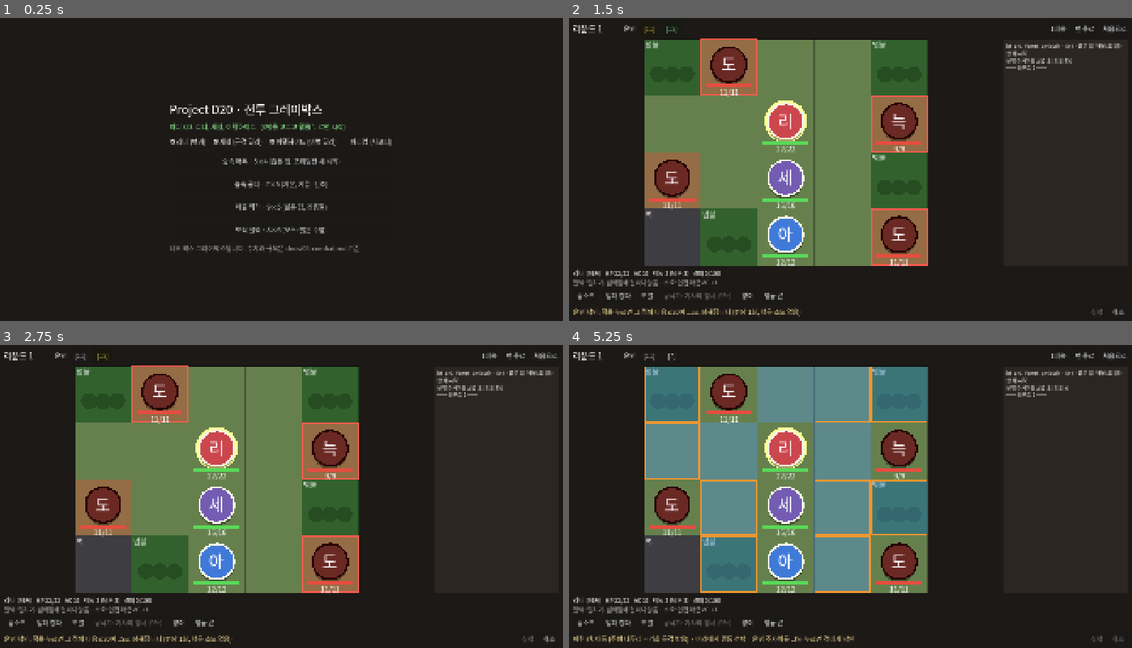
Above: before the commit, frames 1-4 (two rows, left to right).
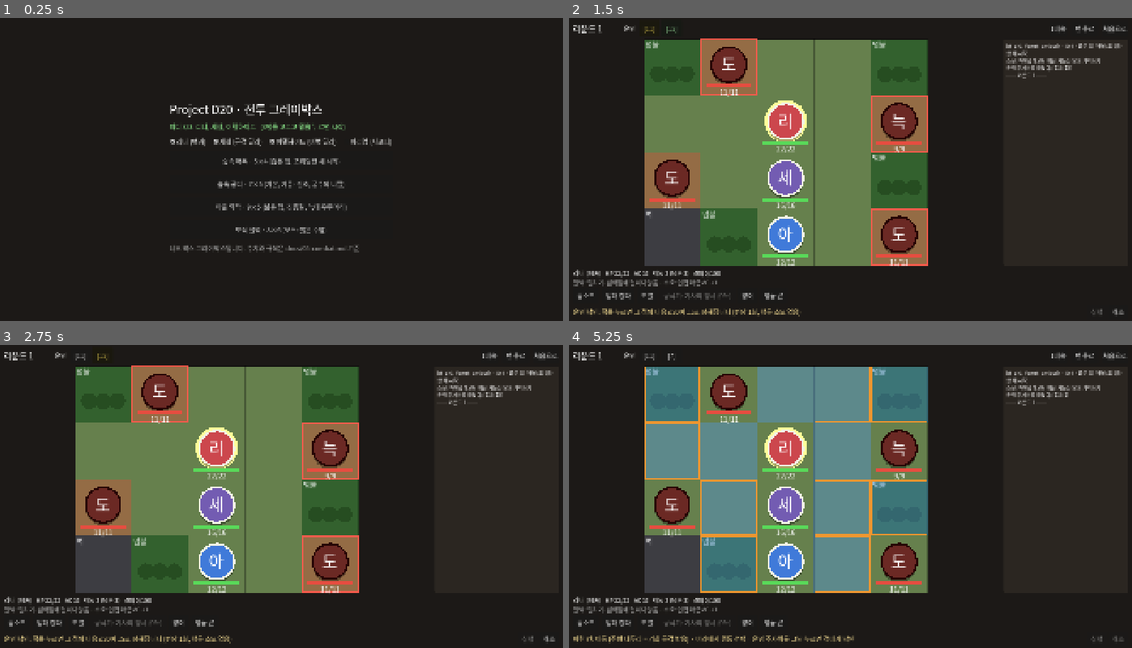
Above: after the commit, the same moments.

Repository: qruse/game
Game: Godot game, scene res://main.tscn
Two runs of this game, one before a commit and one after it. Both use one fixed random seed, a clock stepped at 60 frames per second and the inputs below.
Inputs:
- Up to frame 1 (0.25 s): no input
- Up to frame 2 (1.5 s): click "숲속 매복 · 5×4 (좁은 맵, 포위당한 채 시작)" at 0.5 s; click "[11]" at 1.25 s
- Up to frame 3 (2.75 s): click "[15]" at 2 s
- Up to frame 4 (5.25 s): click "1배속" at 2.75 s; click "2배속" at 3.5 s; click "처음으로" at 4.25 s; click "숲속 매복 · 5×4 (좁은 맵, 포위당한 채 시작)" at 5 s

The runs differ from the first frame. In frame 1, 0.7% of the frame differs, in the area x 38-62%, y 53-64%; in frame 2, 0.3%; in frame 3, 0.3%; in frame 4, 0.3%.

Commit message:
Combat: replace star ratings with legend scenes + rumors and round events; free battle skip; prototype implements both
Co-Authored-By: Claude Opus 5.5 <noreply@anthropic.com>

Diff:
--- a/godot/scripts/battle.gd
+++ b/godot/scripts/battle.gd
@@ -68,6 +68,7 @@
 var rows := 0
 var tiles: Array = []
 var fire := {}
+var oil_fire := {}  # 기름·항아리에서 시작된 불 (전설 장면 boss_oil 판정용)
 var smoke := {}
 var obj_hp := {}
 var units: Array = []
@@ -76,8 +77,11 @@
 var brand_used := false
 var events: Array = []
 var result := ""
-var star_rounds := 4
 var downs := 0
+var rumor := ""
+var legends: Array = []       # 전설 장면 {kind, args, text, done} (05-combat.md 12.1)
+var round_events: Array = []  # 라운드 사건 {round, kind, target, spawn, text, done} (12.2)
+var _fire_hits := {}
 var _next_uid := 1
 
 
@@ -103,8 +107,14 @@
 			enemy_keys = Array(line.trim_prefix("enemies:").strip_edges().split(" ", false))
 		elif line.begins_with("boss:"):
 			boss_key = line.trim_prefix("boss:").strip_edges()
-		elif line.begins_with("stars:"):
-			star_rounds = int(line.trim_prefix("stars:").strip_edges())
+		elif line.begins_with("rumor:"):
+			rumor = line.trim_prefix("rumor:").strip_edges()
+		elif line.begins_with("legend:"):
+			var p := _split_bar(line.trim_prefix("legend:"))
+			legends.append({"kind": p[0], "args": p.slice(1, p.size() - 1), "text": p[p.size() - 1], "done": false})
+		elif line.begins_with("event:"):
+			var p := _split_bar(line.trim_prefix("event:"))
+			round_events.append({"round": int(p[0]), "kind": p[1], "target": p[2], "spawn": Array(p[3].split(" ", false)), "text": p[4], "done": false})
 		else:
 			grid.append(Array(line.split(" ", false)))
 	rows = grid.size()
@@ -148,7 +158,16 @@
 		units.append(_make_enemy(boss_key, boss_cell))
 	fate = [d(20), d(20)]
 	_log(title)
+	if rumor != "":
+		_log("소문: " + rumor)
 	_log("운명 주사위를 굴렸다: [%d] [%d]" % [fate[0], fate[1]])
+
+
+func _split_bar(s: String) -> Array:
+	var out: Array = []
+	for part in s.split("|"):
+		out.append(part.strip_edges())
+	return out
 
 
 func _make_ally(key: String, pos: Vector2i) -> Unit:
@@ -660,7 +679,7 @@
 
 # ── 피해와 회복 ─────────────────────────────────────
 
-func damage(target: Unit, amount: int) -> void:
+func damage(target: Unit, amount: int, src := "") -> void:
 	if target.removed or target.downed or amount <= 0:
 		return
 	var t := target
@@ -676,6 +695,10 @@
 	_float(t.pos, "-%d" % amount, RED)
 	t.st.erase("sleep")
 	t.resolve = mini(100, t.resolve + 15)
+	if (src == "fire" or src == "oil") and t.side == "enemy":
+		_fire_hits[t.uid] = true
+		if t.is_boss and src == "oil":
+			_legend("boss_oil")
 	if t.hp <= 0:
 		t.hp = 0
 		if t.side == "ally":
@@ -687,6 +710,7 @@
 		else:
 			t.removed = true
 			_log("%s 처치" % t.name)
+			_on_enemy_down(t)
 	elif t.is_boss and not t.phase2 and t.hp * 2 <= t.max_hp:
 		_boss_phase2(t)
 	_check_end()
@@ -707,7 +731,7 @@
 
 func _fire_hurt(u: Unit) -> void:
 	_log("%s: 불길에 휩싸였다" % u.name)
-	damage(u, roll("1d6"))
+	damage(u, roll("1d6"), "oil" if oil_fire.has(u.pos) else "fire")
 	if u.alive():
 		u.st["burn"] = 2
 
@@ -716,18 +740,77 @@
 	b.phase2 = true
 	_log("%s 분노! 한 턴에 두 번 공격하고, 도적 2명이 증원으로 온다" % b.name)
 	_float(b.pos, "분노!", ORANGE)
-	var spawned := 0
+	_spawn(["bandit", "bandit"])
+
+
+## 오른쪽 끝 빈 칸부터 증원을 세운다
+func _spawn(keys: Array) -> void:
+	var n := 0
 	for x in range(cols - 1, -1, -1):
 		for y in range(rows - 1, -1, -1):
-			if spawned >= 2:
-				break
+			if n >= keys.size():
+				return
 			var c := Vector2i(x, y)
 			if is_floor(c) and unit_at(c) == null and not fire.has(c):
-				var e := _make_enemy("bandit", c)
-				e.name = "증원 도적 %d" % (spawned + 1)
+				var e := _make_enemy(keys[n], c)
+				e.name = "증원 %s %d" % [e.name, n + 1]
 				units.append(e)
 				_float(c, "증원", ORANGE)
-				spawned += 1
+				n += 1
+
+
+# ── 전설 장면과 라운드 사건 (05-combat.md 12절) ─────
+
+func _legend(kind: String) -> void:
+	for lg in legends:
+		if not lg["done"] and lg["kind"] == kind:
+			_complete_legend(lg)
+			return
+
+
+func _complete_legend(lg: Dictionary) -> void:
+	lg["done"] = true
+	_log("【전설 장면】 " + lg["text"])
+	if result == "":
+		fate_gain("전설 장면")
+
+
+func _on_enemy_down(e: Unit) -> void:
+	for lg in legends:
+		if lg["done"] or lg["kind"] != "kill_all_by" or lg["args"][0] != e.key:
+			continue
+		var left := false
+		for u in side_units("enemy"):
+			if u.key == e.key:
+				left = true
+		if not left and round_no <= int(lg["args"][1]):
+			_complete_legend(lg)
+
+
+## 적 턴까지 끝난 뒤 부른다. 이번 라운드에 정해진 사건이 터진다
+func end_round() -> void:
+	for ev in round_events:
+		if ev["done"] or ev["round"] != round_no:
+			continue
+		ev["done"] = true
+		var alive := false
+		for u in side_units("enemy"):
+			if u.key == ev["target"]:
+				alive = true
+		if not alive:
+			_log("(사건을 막았다: %s이 이미 쓰러졌다)" % Defs.ENEMIES[ev["target"]].name)
+			continue
+		_log("【사건】 " + ev["text"])
+		_spawn(ev["spawn"])
+
+
+func upcoming_text() -> String:
+	var out: Array = []
+	for ev in round_events:
+		if ev["done"]:
+			continue
+		out.append("%d라운드 끝: %s 남아 있으면 증원 %d" % [ev["round"], Defs.ENEMIES[ev["target"]].name, ev["spawn"].size()])
+	return " · ".join(PackedStringArray(out))
 
 
 func fate_gain(reason: String) -> void:
@@ -762,6 +845,8 @@
 	if side_units("enemy").is_empty():
 		result = "win"
 		_log("승리!")
+		if downs == 0:
+			_legend("no_down")
 	elif side_units("ally").is_empty():
 		result = "lose"
 		_log("패배…")
@@ -779,6 +864,8 @@
 		"~", "\"":
 			for cc in _flood(c, t):
 				set_tile(cc, ".")
+				if t == "~":
+					oil_fire[cc] = true
 				_set_fire(cc, true)
 		"=", "X", "v", "#":
 			pass
@@ -818,10 +905,11 @@
 		if tt in ["o", "h", "~", "\""]:
 			chain.append(cc)
 			continue
+		oil_fire[cc] = true
 		_set_fire(cc, false)
 		var u := unit_at(cc)
 		if u != null and u.alive():
-			damage(u, roll("2d6"))
+			damage(u, roll("2d6"), "oil")
 			if u.alive():
 				u.st["burn"] = 2
 	for cc in chain:
@@ -875,6 +963,8 @@
 				_float(tgt.pos, "추락!", ORANGE)
 				tgt.hp = 0
 				tgt.removed = true
+				_legend("fall")
+				_on_enemy_down(tgt)
 				_check_end()
 			return
 		var o := unit_at(nxt)
@@ -915,6 +1005,7 @@
 	for c in fire.keys():
 		if fire[c] <= round_no:
 			fire.erase(c)
+			oil_fire.erase(c)
 	for c in smoke.keys():
 		if smoke[c] <= round_no:
 			smoke.erase(c)
@@ -964,7 +1055,7 @@
 	u.turn_start_pos = u.pos
 	if has_st(u, "burn"):
 		_log("%s: 화상" % u.name)
-		damage(u, roll("1d4"))
+		damage(u, roll("1d4"), "fire")
 	if u.alive() and fire.has(u.pos):
 		_fire_hurt(u)
 
@@ -1118,6 +1209,7 @@
 		fv = fate[fate_idx]
 		fate.remove_at(fate_idx)
 	_log("— %s: %s" % [u.name, s.name])
+	_fire_hits = {}
 	var dc := 8 + u.atk
 	var tgt := unit_at(cell)
 	match sid:
@@ -1191,6 +1283,8 @@
 				for k in ["burn", "stun", "root", "sleep", "prone", "taunt"]:
 					a.st.erase(k)
 				heal(a, roll(s.dmg))
+	if _fire_hits.size() >= 2:
+		_legend("fire_multi")
 	_after_action(u, sid)
 
 
--- a/godot/scripts/main.gd
+++ b/godot/scripts/main.gd
@@ -8,8 +8,8 @@
 
 const MAPS := [
 	{"path": "res://maps/bt_ch1_forest_ambush.txt", "name": "숲속 매복 · 5×4 (좁은 맵, 포위당한 채 시작)"},
-	{"path": "res://maps/bt_ch1_forest_clearing.txt", "name": "숲속 공터 · 7×5 (기본, 기름·건초)"},
-	{"path": "res://maps/bt_ch1_village_outskirts.txt", "name": "마을 외곽 · 9×5 (넓은 맵, 진흙길)"},
+	{"path": "res://maps/bt_ch1_forest_clearing.txt", "name": "숲속 공터 · 7×5 (기본, 기름·건초, 궁수의 나팔)"},
+	{"path": "res://maps/bt_ch1_village_outskirts.txt", "name": "마을 외곽 · 9×5 (넓은 맵, 진흙길, 늑대 우두머리)"},
 	{"path": "res://maps/bt_ch1_bandit_cliff.txt", "name": "도적 절벽 · 8×6 (보스: 붉은 수염)"},
 ]
 const NO_CELL := Vector2i(-1, -1)
@@ -44,6 +44,7 @@
 var over: PanelContainer
 var over_lbl: RichTextLabel
 var party_lbl: Label
+var event_lbl: Label
 
 
 func _ready() -> void:
@@ -140,9 +141,12 @@
 	top.add_child(fl)
 	fate_box = HBoxContainer.new()
 	top.add_child(fate_box)
-	var sp := Control.new()
-	sp.size_flags_horizontal = SIZE_EXPAND_FILL
-	top.add_child(sp)
+	event_lbl = Label.new()
+	event_lbl.size_flags_horizontal = SIZE_EXPAND_FILL
+	event_lbl.horizontal_alignment = HORIZONTAL_ALIGNMENT_CENTER
+	event_lbl.add_theme_color_override("font_color", Color(1.0, 0.65, 0.35))
+	event_lbl.add_theme_font_size_override("font_size", 20)
+	top.add_child(event_lbl)
 	speed_btn = _btn("1배속", _toggle_speed)
 	top.add_child(speed_btn)
 	end_btn = _btn("  턴 종료  ", _end_turn)
@@ -483,6 +487,7 @@
 		return
 	await _wait_board()
 	b.end_enemy_turn()
+	b.end_round()
 	if b.result == "":
 		b.begin_ally_turn()
 	_flush()
@@ -503,13 +508,16 @@
 		return
 	state = "over"
 	var win: bool = battle.result == "win"
-	var t := "[font_size=40][b]%s[/b][/font_size]\n\n" % ("승리!" if win else "패배")
-	var s1 := win
-	var s2: bool = win and battle.downs == 0
-	var s3: bool = win and battle.round_no <= battle.star_rounds
-	t += "%s 승리\n" % ("★" if s1 else "☆")
-	t += "%s 아무도 쓰러지지 않음 (쓰러진 횟수 %d)\n" % ["★" if s2 else "☆", battle.downs]
-	t += "%s %d라운드 안에 승리 (걸린 라운드 %d)\n" % ["★" if s3 else "☆", battle.star_rounds, battle.round_no]
+	var t := "[font_size=40][b]%s[/b][/font_size]\n" % ("승리!" if win else "패배")
+	t += "%d라운드 · 쓰러진 횟수 %d\n\n" % [battle.round_no, battle.downs]
+	var hidden := 0
+	for lg in battle.legends:
+		if lg["done"]:
+			t += "[color=#ffd966]【전설 장면】 %s[/color]\n" % lg["text"]
+		else:
+			hidden += 1
+	if hidden > 0:
+		t += "[color=#aaaaaa]아직 남지 않은 장면 %d개 · 소문: %s[/color]\n" % [hidden, battle.rumor]
 	over_lbl.text = t
 	over.visible = true
 	_refresh()
@@ -521,6 +529,7 @@
 	if battle == null:
 		return
 	round_lbl.text = "라운드 %d" % battle.round_no
+	event_lbl.text = battle.upcoming_text()
 	for c in fate_box.get_children():
 		c.queue_free()
 	for i in battle.fate.size():
--- a/godot/scripts/sim.gd
+++ b/godot/scripts/sim.gd
@@ -26,6 +26,7 @@
 			var wins := 0
 			var rounds := 0
 			var downs := 0
+			var legend_hits := {}
 			for i in N:
 				var b = Battle.new()
 				b.setup(m, p)
@@ -40,11 +41,18 @@
 					for e in b.side_units("enemy"):
 						b.enemy_act(e)
 					b.end_enemy_turn()
+					b.end_round()
 					b.events.clear()
 				if b.result == "win":
 					wins += 1
 					rounds += b.round_no
 				downs += b.downs
+				for lg in b.legends:
+					if lg["done"]:
+						legend_hits[lg["kind"]] = legend_hits.get(lg["kind"], 0) + 1
 			var avg := float(rounds) / maxf(1.0, float(wins))
-			print("  %-28s 승률 %3d%%  승리까지 평균 %.1f라운드  쓰러짐 평균 %.1f회" % [", ".join(PackedStringArray(p)), roundi(wins * 100.0 / N), avg, float(downs) / N])
+			var lgs: Array = []
+			for k in legend_hits.keys():
+				lgs.append("%s %d%%" % [k, roundi(legend_hits[k] * 100.0 / N)])
+			print("  %-28s 승률 %3d%%  승리까지 평균 %.1f라운드  쓰러짐 평균 %.1f회  전설: %s" % [", ".join(PackedStringArray(p)), roundi(wins * 100.0 / N), avg, float(downs) / N, ", ".join(PackedStringArray(lgs))])
 	quit()
Not shown, changed: godot/maps/bt_ch1_bandit_cliff.txt
Not shown, changed: godot/maps/bt_ch1_forest_ambush.txt
Not shown, changed: godot/maps/bt_ch1_forest_clearing.txt
Not shown, changed: godot/maps/bt_ch1_village_outskirts.txt
Not shown, changed: docs/05-combat.md
Not shown, changed: godot/README.md
